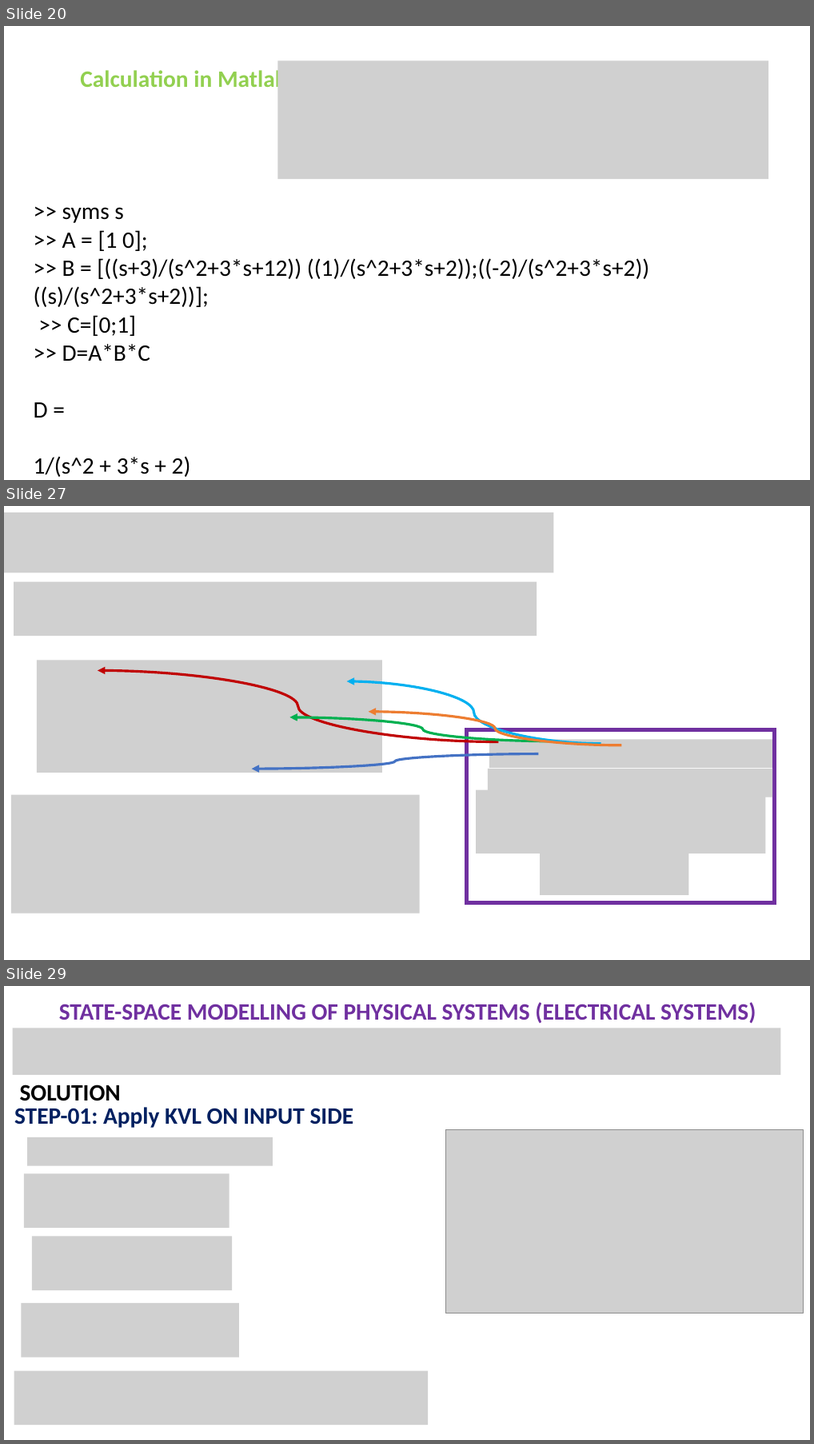
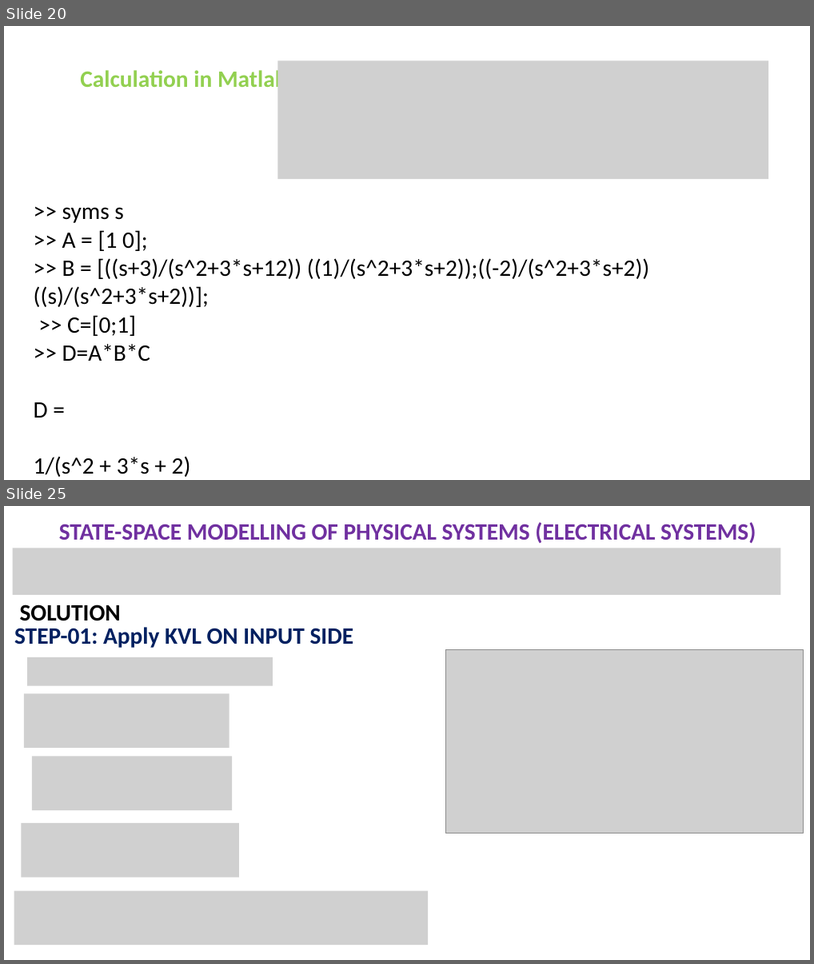
Before and after one commit to niazwazir/ADVANCED_CONTROL_SYSTEM, a slide deck: STATE SPACE REPRESENTATION_PART_01.pptx. Shown one above the other, each under a label of ours: slides 20, 27 and 29 before the commit, slides 20 and 25 after it; the slides between them are not shown. The pictures are 814x1444 and 814x964 pixels, drawn with LibreOffice and Linux fonts; fonts in the diff are those of the drawing; grey boxes stand for pictures. Boxes give left, top, right and bottom in pixels: in the first picture for what was removed or moved away, otherwise in the second. Text is boxed around its words. In the diff, an @@ line names an element or a change of style, - is before the commit and + after.

```diff
--- a/STATE SPACE REPRESENTATION_PART_01.pptx
+++ b/STATE SPACE REPRESENTATION_PART_01.pptx
@@ slide 27 removed at <box>4,506,810,960</box>, background #FFFFFF @@
@@ picture removed at <box>4,512,554,573</box> @@
@@ picture removed at <box>14,582,537,636</box> @@
@@ picture removed at <box>37,660,382,772</box> @@
@@ curved arrow removed from (499, 742) to (98, 671) @@
@@ curved arrow removed from (602, 743) to (347, 681) @@
@@ curved arrow removed from (556, 741) to (290, 717) @@
@@ curved arrow removed from (622, 745) to (369, 712) @@
@@ rectangle removed at <box>466,730,774,903</box> @@
@@ picture removed at <box>490,739,774,768</box> @@
@@ curved arrow removed from (538, 753) to (251, 768) @@
@@ picture removed at <box>488,768,773,797</box> @@
@@ picture removed at <box>477,790,766,853</box> @@
@@ picture removed at <box>11,795,420,913</box> @@
@@ picture removed at <box>540,847,689,895</box> @@
@@ what was slide 29 is now slide 25 @@
```
Also in this commit, not shown: 2 slides changed, 1 slide added, 4 other slides removed.
